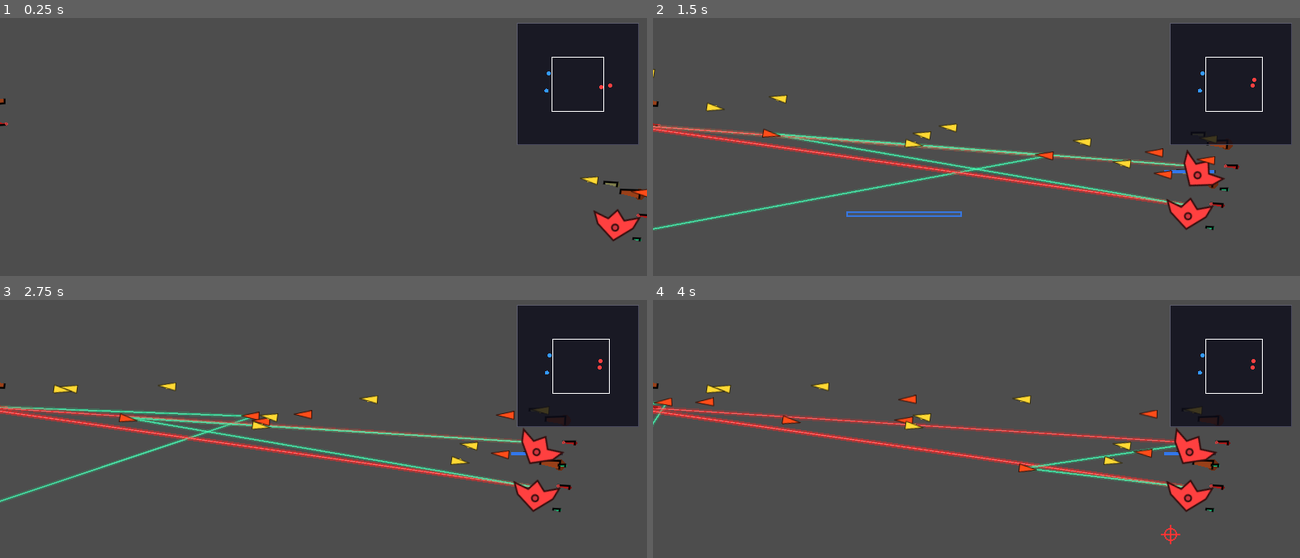
Above: before the commit, frames 1-4 (two rows, left to right).
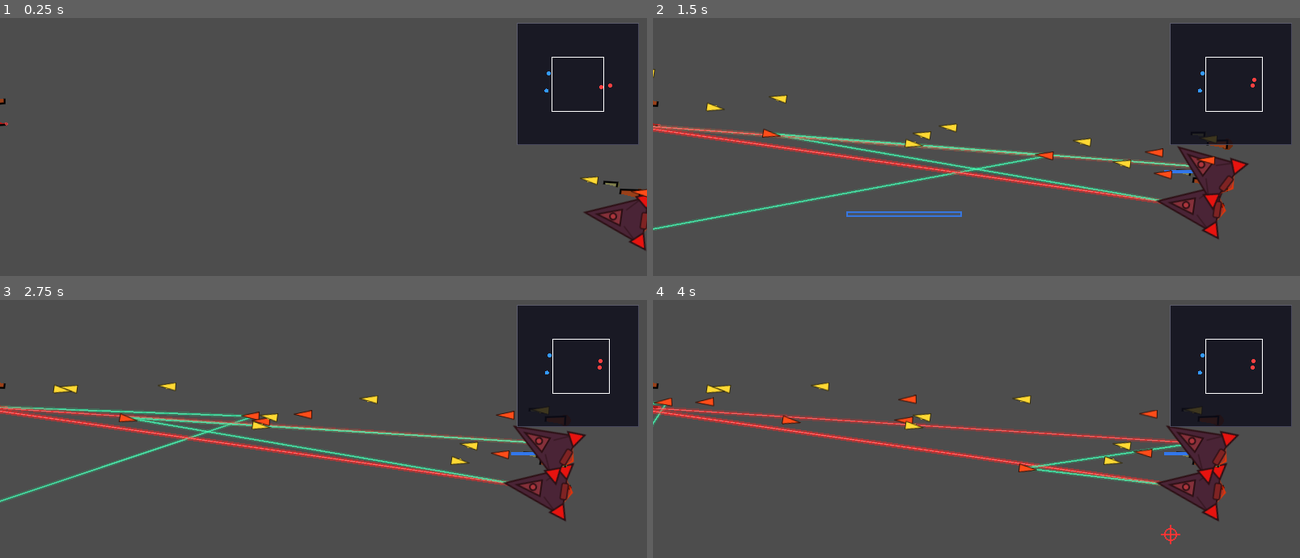
Above: after the commit, the same moments.

Repository: ZhanXuzhao/SpaceRTS
Game: Godot game, scene res://scenes/main.tscn
Two runs of this game, one before a commit and one after it. Both use one fixed random seed, a clock stepped at 60 frames per second and the inputs below.
Inputs (mouse positions are in pixels of both pictures, inside the frame that each line leads up to):
- Up to frame 1 (0.25 s): no input
- Up to frame 2 (1.5 s): tap Enter at 0.5 s; move the mouse to (1118, 180) at 0.52 s; hold W 0.53-1.25 s; tap R at 0.6 s; click (1118, 180) at 0.67 s; drag from (847, 216) to (1190, 206) at 1.27 s
- Up to frame 3 (2.75 s): move the mouse to (388, 400) at 2.02 s; hold W from 2.03 s (still down); hold Shift from 2.03 s (still down)
- Up to frame 4 (4 s): release W at 2.75 s; release Shift at 2.75 s; drag from (944, 552) to (1196, 441) at 2.77 s; move the mouse to (1170, 534) at 3.52 s; hold A from 3.53 s (still down); tap Q at 3.6 s

The runs differ from the first frame. In frame 1, 1.1% of the frame differs, in the area x 90-100%, y 68-91%; in frame 2, 2.1%; in frame 3, 2.3%; in frame 4, 2.3%, in the area x 77-91%, y 48-86%.

Commit message:
refactor: 拆分 _process 为 9 个私有方法，降低单函数复杂度

Diff:
--- /dev/null
+++ b/assets/ship2.svg
@@ -0,0 +1,28 @@
+<svg xmlns="http://www.w3.org/2000/svg" viewBox="0 0 100 80" width="100" height="80">
+  <!-- 飞船主体 -->
+  <polygon points="90,40 15,10 15,70" fill="#4A90D9" stroke="#2C3E50" stroke-width="2"/>
+
+  <!-- 驾驶舱 -->
+  <polygon points="75,40 45,30 45,50" fill="#85C1E9" stroke="#2C3E50" stroke-width="2"/>
+
+  <!-- 机翼 - 上 -->
+  <polygon points="30,12 10,5 15,25" fill="#E74C3C" stroke="#2C3E50" stroke-width="2"/>
+
+  <!-- 机翼 - 下 -->
+  <polygon points="30,68 10,75 15,55" fill="#E74C3C" stroke="#2C3E50" stroke-width="2"/>
+
+  <!-- 引擎火焰 -->
+  <polygon points="15,25 5,40 15,55 8,40" fill="#F1C40F" opacity="0.9"/>
+  <polygon points="15,30 8,40 15,50 11,40" fill="#E67E22" opacity="0.7"/>
+
+  <!-- 引擎喷口 -->
+  <rect x="12" y="30" width="8" height="20" rx="2" fill="#7F8C8D" stroke="#2C3E50" stroke-width="1.5"/>
+
+  <!-- 舷窗 -->
+  <circle cx="55" cy="40" r="5" fill="#2C3E50"/>
+  <circle cx="55" cy="40" r="3" fill="#AED6F1"/>
+
+  <!-- 机翼上的装饰线条 -->
+  <line x1="25" y1="15" x2="40" y2="30" stroke="#2C3E50" stroke-width="1.5" opacity="0.6"/>
+  <line x1="25" y1="65" x2="40" y2="50" stroke="#2C3E50" stroke-width="1.5" opacity="0.6"/>
+</svg>
--- a/scenes/unit.tscn
+++ b/scenes/unit.tscn
@@ -1,16 +1,16 @@
-[gd_scene load_steps=4 format=3 uid="uid://unit_scene"]
+[gd_scene format=3 uid="uid://b7eaqud7iciyu"]
 
-[ext_resource type="Script" path="res://scripts/unit.gd" id="1"]
-[ext_resource type="Texture2D" path="res://assets/ship.png" id="2"]
+[ext_resource type="Script" uid="uid://c6a4nr7si3pdi" path="res://scripts/unit.gd" id="1"]
+[ext_resource type="Texture2D" uid="uid://d20nx6ea8g7p2" path="res://assets/ship2.svg" id="2_k673f"]
 
 [sub_resource type="RectangleShape2D" id="1"]
 size = Vector2(64, 64)
 
-[node name="Unit" type="Area2D"]
+[node name="Unit" type="Area2D" unique_id=1394312140]
 script = ExtResource("1")
 
-[node name="Sprite2D" type="Sprite2D" parent="."]
-texture = ExtResource("2")
+[node name="Sprite2D" type="Sprite2D" parent="." unique_id=665428622]
+texture = ExtResource("2_k673f")
 
-[node name="CollisionShape2D" type="CollisionShape2D" parent="."]
+[node name="CollisionShape2D" type="CollisionShape2D" parent="." unique_id=544343003]
 shape = SubResource("1")
--- a/scripts/unit.gd
+++ b/scripts/unit.gd
@@ -102,17 +102,31 @@
 
 
 func _process(delta: float) -> void:
-
-	# ---- 护盾自动恢复 ----
+	_update_cooldowns(delta)
+	_update_shield(delta)
+	_update_target()
+	_update_turrets(delta)
+	_update_combat(delta)
+	_update_chase()
+	_update_pd(delta)
+	_update_orbit(delta)
+	_update_movement(delta)
+	queue_redraw()
+
+
+func _update_cooldowns(delta: float) -> void:
+	for i in range(slot_count):
+		_slot_cooldowns[i] = max(0.0, _slot_cooldowns[i] - delta)
+
+
+func _update_shield(delta: float) -> void:
 	if _shield_regen_delay > 0.0:
 		_shield_regen_delay -= delta
 	elif shield < max_shield:
 		shield = min(max_shield, shield + shield_regen_rate * delta)
 
-	# ---- 冷却更新 ----
-	for i in range(slot_count):
-		_slot_cooldowns[i] = max(0.0, _slot_cooldowns[i] - delta)
-
+
+func _update_target() -> void:
 	# 清理无效的明确攻击目标
 	if is_instance_valid(_explicit_attack_target) and _explicit_attack_target.hull <= 0:
 		_explicit_attack_target = null
@@ -121,14 +135,15 @@
 	if is_instance_valid(_current_target) and _current_target.hull <= 0:
 		_current_target = null
 
-	# ---- 目标获取（由外部控制器下发，这里只处理显式指令） ----
+	# 目标获取（由外部控制器下发，这里只处理显式指令）
 	if _current_target == null:
 		if _explicit_attack_target != null:
 			_current_target = _explicit_attack_target
 		elif _is_attack_move:
 			_current_target = _find_nearest_enemy()
 
-	# ---- 炮塔旋转 ----
+
+func _update_turrets(delta: float) -> void:
 	if _current_target != null:
 		var to_target = _current_target.global_position - global_position
 		for i in range(slot_count):
@@ -142,10 +157,9 @@
 			if _slot_weapons[i] != null:
 				_slot_angles[i] = _rotate_toward(_slot_angles[i], 0.0, 90.0 * delta)
 
-	# ---- 战斗 / 追击 ----
+
+func _update_combat(delta: float) -> void:
 	var max_range = _get_max_range()
-	var approach_range = _get_approach_range()
-	# ---- 开火：在最大射程内的武器独立检查射程开火 ----
 	if _current_target != null and max_range > 0:
 		var dist = global_position.distance_to(_current_target.global_position)
 		if dist <= max_range:
@@ -155,7 +169,9 @@
 					_fire_slot(i, _current_target)
 					_slot_cooldowns[i] = w.cooldown
 
-	# ---- 停靠 / 追击 ----
+
+func _update_chase() -> void:
+	var approach_range = _get_approach_range()
 	if _current_target != null and approach_range > 0:
 		var dist = global_position.distance_to(_current_target.global_position)
 		if dist <= approach_range and _explicit_attack_target != null:
@@ -183,7 +199,8 @@
 			_is_moving = true
 			_has_saved_move = false
 
-	# ---- PD 拦截 ----
+
+func _update_pd(delta: float) -> void:
 	# 找到最近的敌方弹体用于显示光束
 	_pd_has_target = false
 	var nearest_pd_range := 0.0
@@ -209,11 +226,11 @@
 			_slot_cooldowns[i] = w.cooldown
 			proj.take_damage(w.damage)
 
-	# ---- 环绕移动 ----
+
+func _update_orbit(delta: float) -> void:
 	if _is_orbit and is_instance_valid(_orbit_target_unit) and _orbit_target_unit.hull > 0:
 		var dist = _get_approach_range() * 0.85
 		if dist < 50: dist = 50
-		# 角速度 = 线速度 / 半径，保证飞船实际能追上轨道
 		var angular_speed = rad_to_deg(speed / dist)
 		_orbit_angle += delta * angular_speed * _orbit_direction
 		var rad = deg_to_rad(_orbit_angle)
@@ -223,20 +240,19 @@
 	elif _is_orbit:
 		_is_orbit = false
 
-	# ---- 移动 ----
-	if _is_moving:
-		_move_toward_target(delta)
-
-		if _is_attack_move and _current_target == null:
-			if global_position.distance_to(_attack_move_destination) < 4.0:
-				_is_attack_move = false
-				_is_moving = false
-		elif not _is_attack_move and _current_target == null:
-			if global_position.distance_to(_target_position) < 4.0:
-				_is_moving = false
-
-	queue_redraw()
-
+
+func _update_movement(delta: float) -> void:
+	if not _is_moving:
+		return
+	_move_toward_target(delta)
+
+	if _is_attack_move and _current_target == null:
+		if global_position.distance_to(_attack_move_destination) < 4.0:
+			_is_attack_move = false
+			_is_moving = false
+	elif not _is_attack_move and _current_target == null:
+		if global_position.distance_to(_target_position) < 4.0:
+			_is_moving = false
 
 func _get_max_range() -> float:
 	var max_r := 0.0
Binary file removed: assets/ship.png
